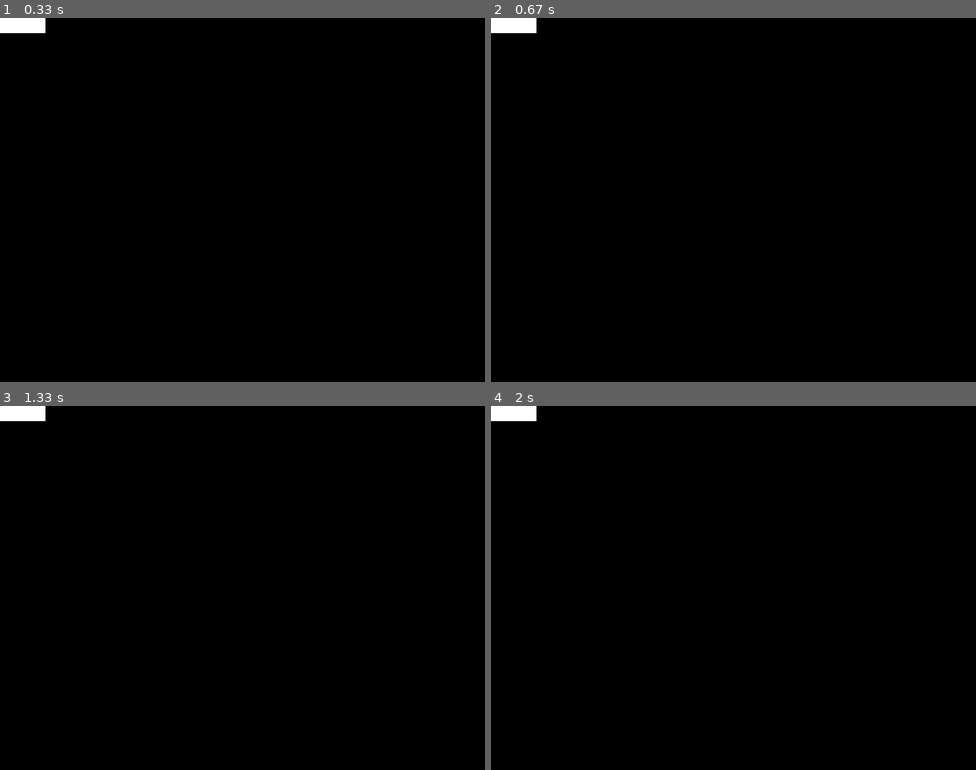
Above: before the commit, frames 1-4 (two rows, left to right).
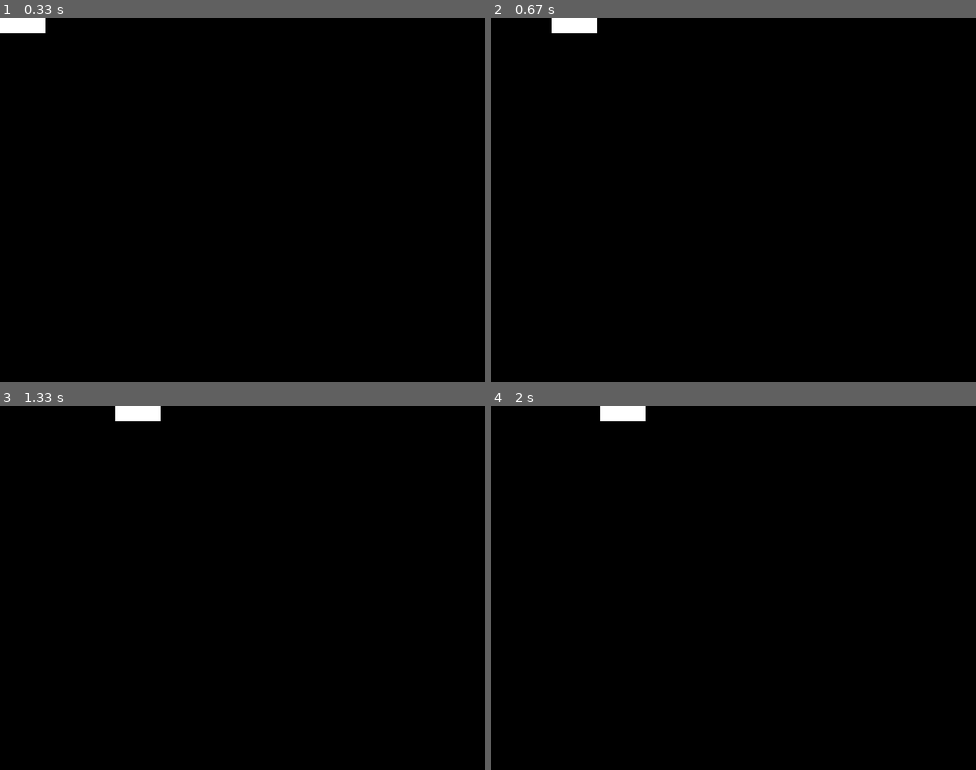
Above: after the commit, the same moments.

Repository: AkashR04/pygame_test
Game: pygame game, started from Sprites.py
Same seed, same stepped clock (60 frames per second), same inputs: the game is played once before the commit and once after it.
Inputs:
- Up to frame 1 (0.33 s): no input
- Up to frame 2 (0.67 s): hold Right from 0.33 s (still down)
- Up to frame 3 (1.33 s): release Right at 0.8 s; hold Up 0.83-1.13 s; hold Right from 1.17 s (still down)
- Up to frame 4 (2 s): release Right at 1.63 s; hold Left from 1.67 s (still down)

Frame 1 is identical in both runs. In frame 2, 0.8% of the frame differs, in the area x 0-22%, y 0-5%; in frame 3, 0.8%; in frame 4, 0.8%.

Commit message:
Added basic movement controls to Player and made sure player doesn't go off screen

Diff:
--- a/Sprites.py
+++ b/Sprites.py
@@ -23,6 +23,29 @@
 		self.surf = pygame.Surface((75, 25))
 		self.surf.fill((255, 255, 255))
 		self.rect = self.surf.get_rect()
+
+	def update(self, pressed_keys):
+		#move_ip() moves in place of rect in (x,y) coordinates
+		if pressed_keys[K_UP]:
+			self.rect.move_ip(0, -5)
+		if pressed_keys[K_DOWN]:
+			self.rect.move_ip(0, 5)
+		if pressed_keys[K_LEFT]:
+			self.rect.move_ip(-5, 0)
+		if pressed_keys[K_RIGHT]:
+			self.rect.move_ip(5, 0)
+
+		#To make sure player doesn't go off boundary
+		if self.rect.left < 0:
+			self.rect.left = 0
+		if self.rect.right > SCREEN_WIDTH:
+			self.rect.right = SCREEN_WIDTH
+
+		if self.rect.top <= 0:
+			self.rect.top = 0
+		if self.rect.bottom > SCREEN_HEIGHT:
+			self.rect.bottom = SCREEN_HEIGHT
+
 
 
 
@@ -56,6 +79,13 @@
 		elif event.type == QUIT:
 			run = False
 
+	#Pressed Key Dictionary
+	pressed_keys = pygame.key.get_pressed()
+
+	#Calling player movement for pressed keys
+	player.update(pressed_keys)
+
+
 	#Fill screen with black
 	screen.fill((0,0,0))
 
